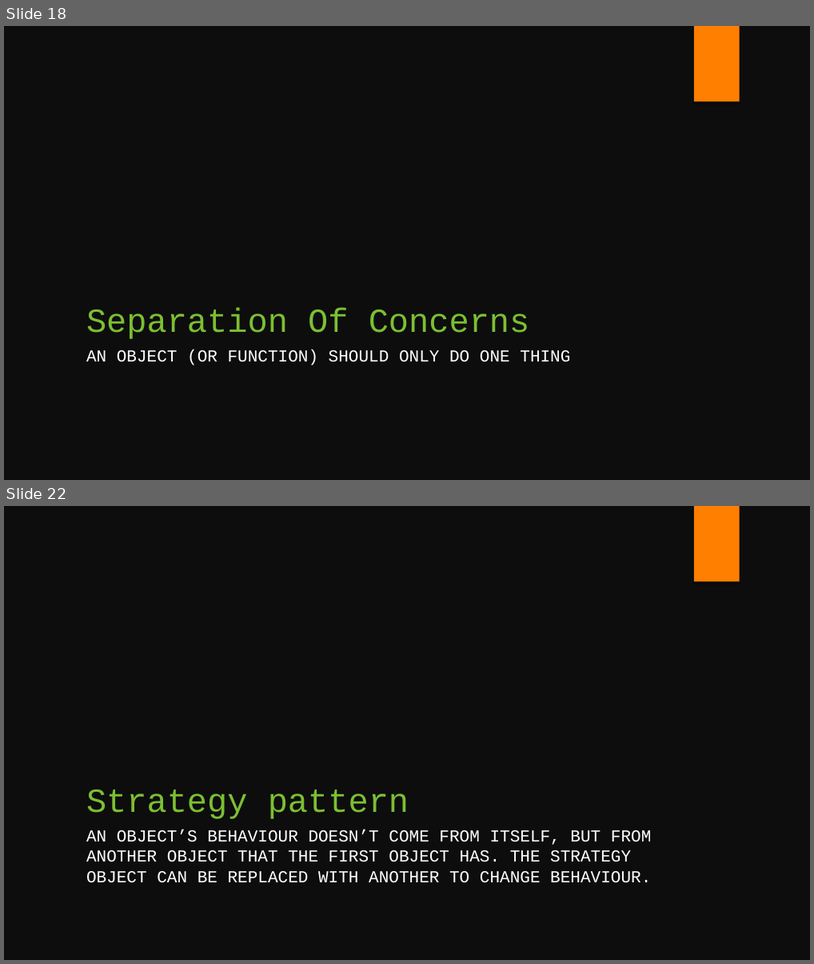
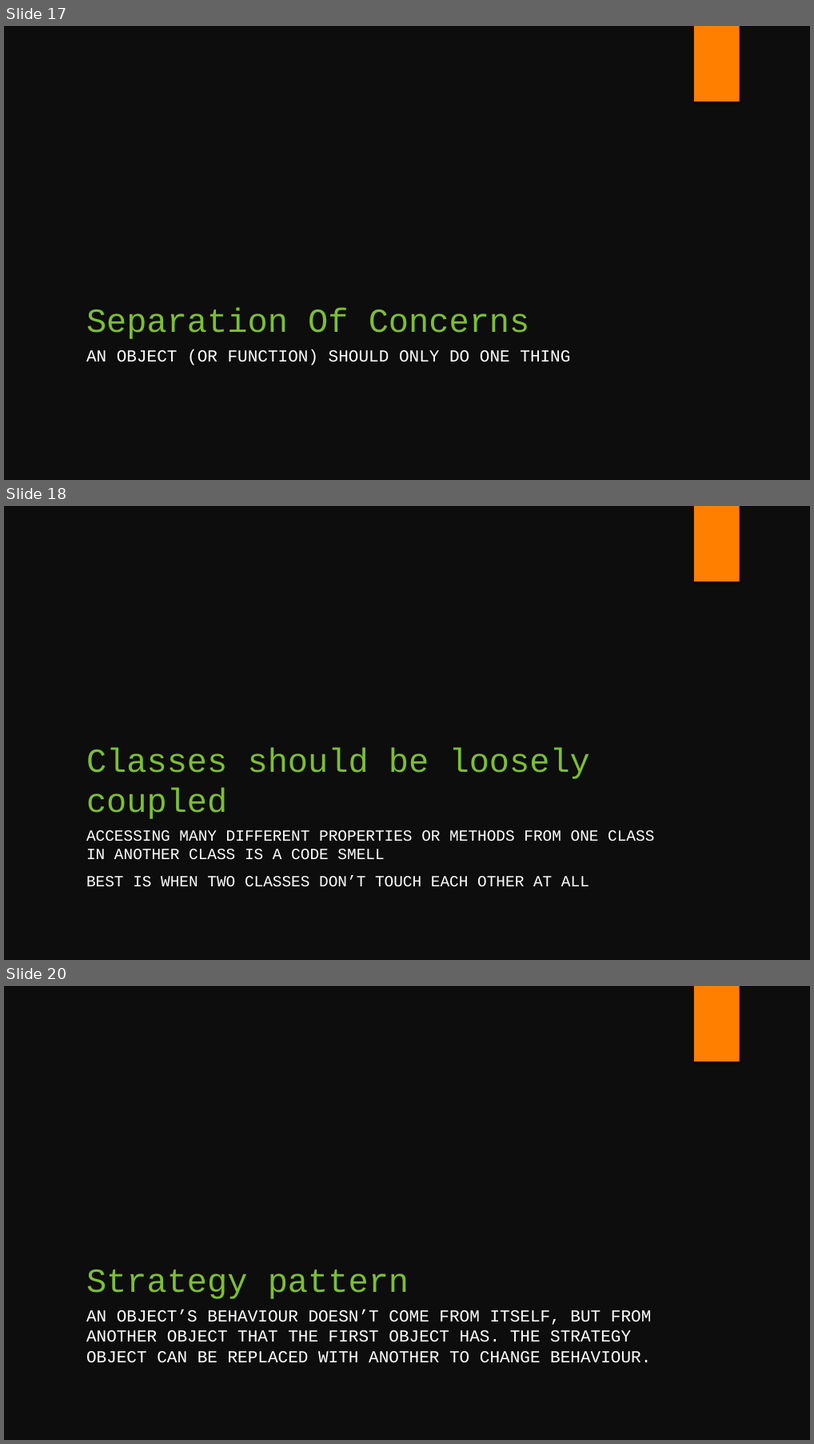
Before and after one commit to fsackur/Powershell-and-SE, a slide deck: Death by powerpoint.pptx. Shown one above the other, each under a label of ours: slides 18 and 22 before the commit, slides 17, 18 and 20 after it; the slides between them are not shown. The pictures are 814x964 and 814x1444 pixels, drawn with LibreOffice and Linux fonts; fonts in the diff are those of the drawing. Boxes give left, top, right and bottom in pixels: in the first picture for what was removed or moved away, otherwise in the second. Text is boxed around its words. In the diff, an @@ line names an element or a change of style, - is before the commit and + after.

```diff
--- a/Death by powerpoint.pptx
+++ b/Death by powerpoint.pptx
@@ slide 18 added at bbox=[4, 506, 810, 960], background #0D0D0D; not listed: 1 template element that a slide beside it also shows @@
@@ title added at bbox=[86, 747, 590, 819], 40 pt, text #7CBF33 @@
+Classes should be loosely coupled
@@ text added at bbox=[86, 830, 654, 886], 18.5 pt, text #FFFFFF @@
+ACCESSING MANY DIFFERENT PROPERTIES OR METHODS FROM ONE CLASS IN ANOTHER CLASS IS A CODE SMELL
+BEST IS WHEN TWO CLASSES DON’T TOUCH EACH OTHER AT ALL
@@ what was slide 18 is now slide 17 @@
@@ what was slide 22 is now slide 20 @@
```
Also in this commit, not shown: 4 slides changed, 3 other slides added, 3 slides removed.
